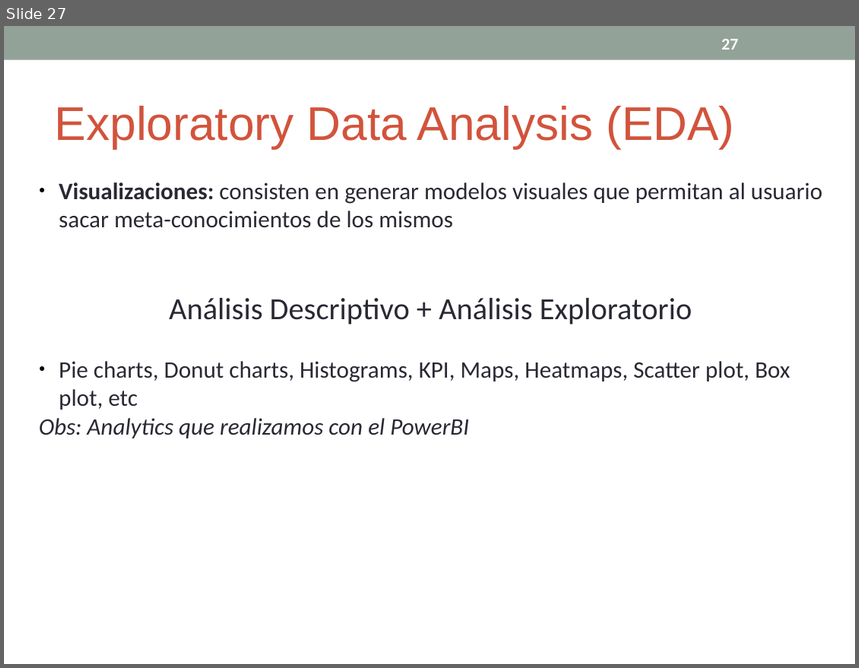
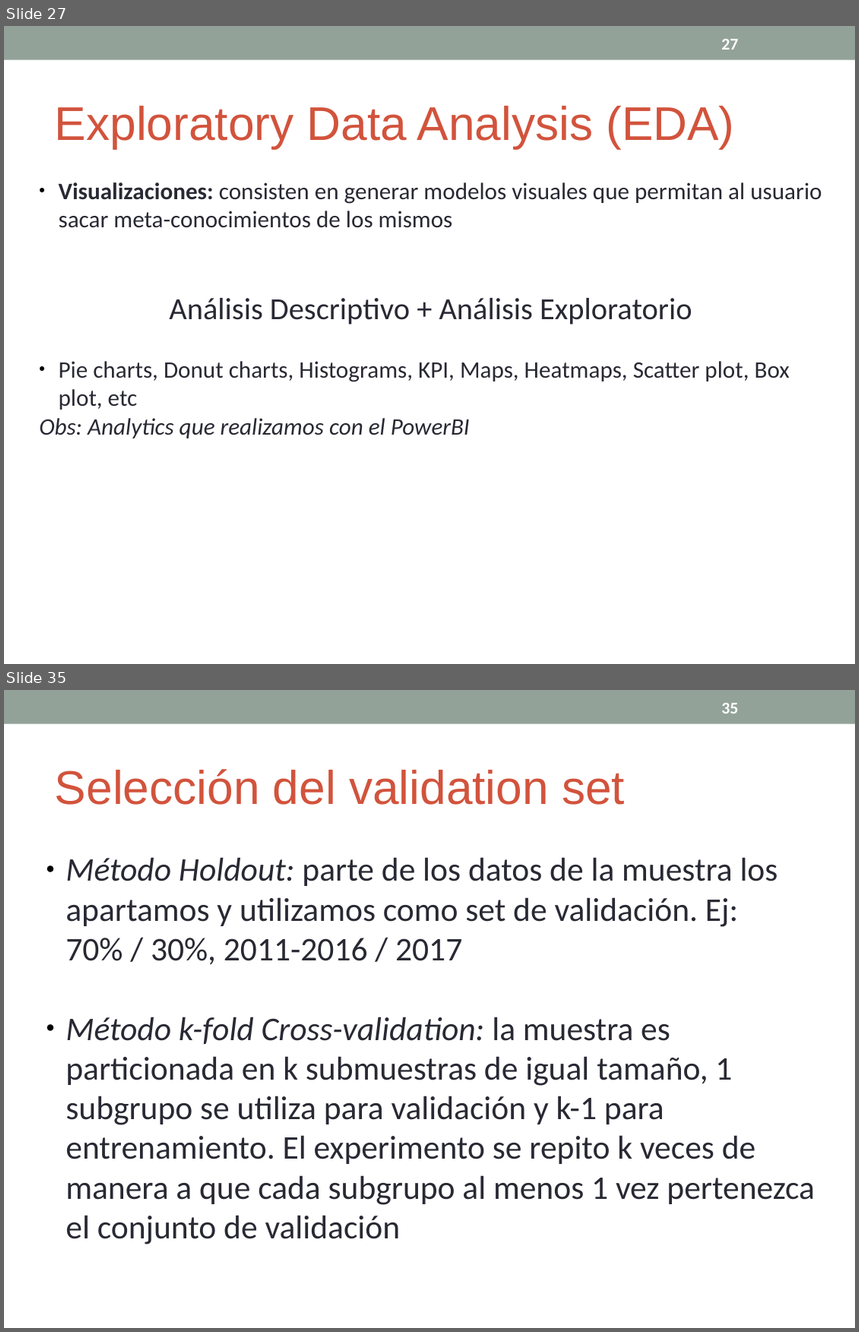
Before and after one commit to cdsparaguay/cursodwh, a slide deck: clases/DWH_Clase03.ppt. Shown one above the other, each under a label of ours: slide 27 before the commit, slides 27 and 35 after it; the slides between them are not shown. The pictures are 859x668 and 859x1332 pixels, drawn with LibreOffice and Linux fonts; fonts in the diff are those of the drawing. Boxes give left, top, right and bottom in pixels: in the first picture for what was removed or moved away, otherwise in the second. Text is boxed around its words. In the diff, an @@ line names an element or a change of style, - is before the commit and + after.

Commit message:
Se agregó teoría de modelos predictivos, scoring, training y validation

```diff
--- a/clases/DWH_Clase03.ppt
+++ b/clases/DWH_Clase03.ppt
@@ slide 35 added at [4,690,855,1328], background #FFFFFF; not listed: 1 template element that a slide beside it also shows @@
@@ page number added at [721,703,738,714], 14 pt, text #FFFFFF, bold @@
+35
@@ text added at [55,769,625,805], 40 pt, text #D2533C @@
+Selección del validation set
@@ text added at [66,857,815,1245], 28 pt, text #292934 @@
+● Método Holdout: parte de los datos de la muestra los apartamos y utilizamos como set de validación. Ej: 70% / 30%, 2011-2016 / 2017
+● Método k-fold Cross-validation: la muestra es particionada en k submuestras de igual tamaño, 1 subgrupo se utiliza para validación y k-1 para entrenamiento. El experimento se repito k veces de manera a que cada subgrupo al menos 1 vez pertenezca el conjunto de validación
```
Also in this commit, not shown: 7 other slides changed, 7 other slides added, 1 other file.
